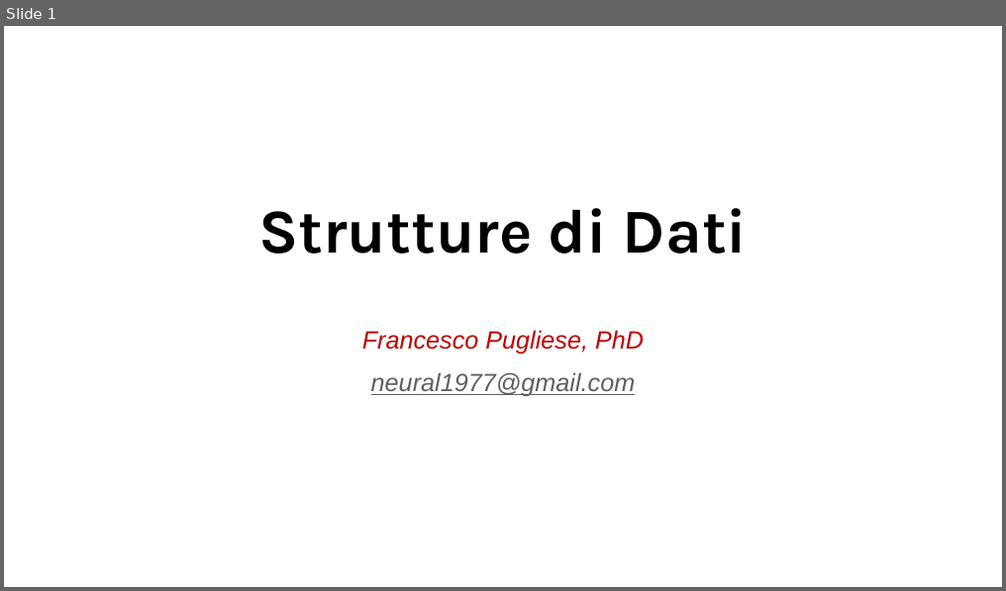
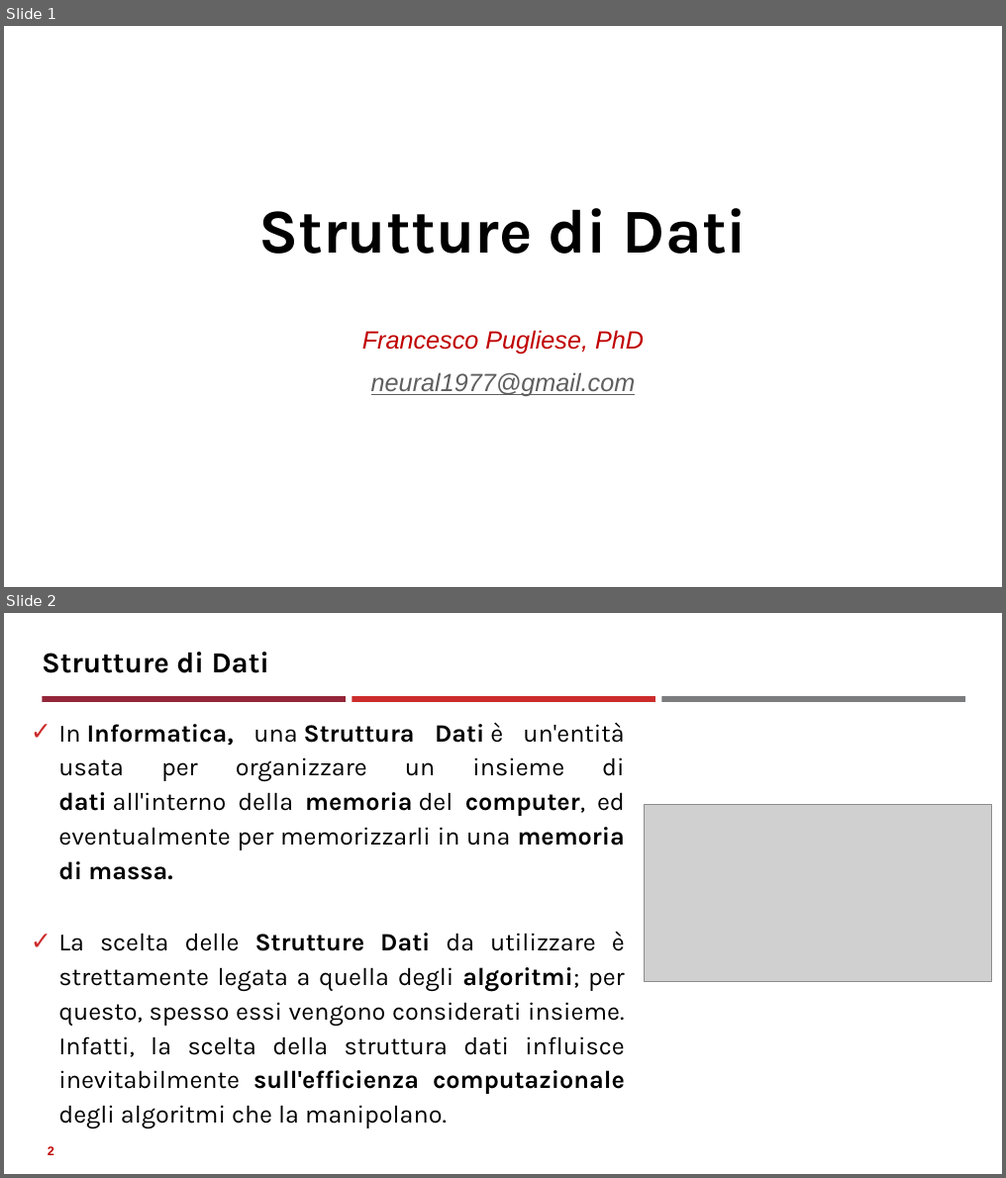
Before and after one commit to neural1977/data_science_interview_material, a slide deck: Assicurazioni/Strutture di dati_ita.pptx. Shown one above the other, each under a label of ours: slide 1 before the commit, slides 1 and 2 after it. The pictures are 1006x591 and 1006x1178 pixels, drawn with LibreOffice and Linux fonts; fonts in the diff are those of the drawing; grey boxes stand for pictures. Boxes give left, top, right and bottom in pixels: in the first picture for what was removed or moved away, otherwise in the second. Text is boxed around its words. In the diff, an @@ line names an element or a change of style, - is before the commit and + after.

```diff
--- a/Assicurazioni/Strutture di dati_ita.pptx
+++ b/Assicurazioni/Strutture di dati_ita.pptx
@@ slide 2 added at (4, 613, 1002, 1174), background #FFFFFF @@
@@ title added at (42, 652, 270, 673), 28 pt, text #000000, bold @@
+Strutture di Dati
@@ rectangle added at (43, 696, 347, 702), fill #942639 @@
@@ rectangle added at (352, 696, 655, 702), fill #CC2A2A @@
@@ rectangle added at (662, 696, 966, 702), fill #7B7C7E @@
@@ text added at (58, 723, 625, 1130), 24 pt, text #000000 @@
+✓ In Informatica, una Struttura Dati è un'entità usata per organizzare un insieme di dati all'interno della memoria del computer, ed eventualmente per memorizzarli in una memoria di massa.
+✓ La scelta delle Strutture Dati da utilizzare è strettamente legata a quella degli algoritmi; per questo, spesso essi vengono considerati insieme. Infatti, la scelta della struttura dati influisce inevitabilmente sull'efficienza computazionale degli algoritmi che la manipolano.
@@ picture added at (645, 805, 991, 981) @@
@@ page number added at (48, 1147, 54, 1156), 12 pt, text #C00000, bold @@
+2
```
Also in this commit, not shown: 1 slide changed, 2 other slides added, 2 slides removed, 1 other file.
